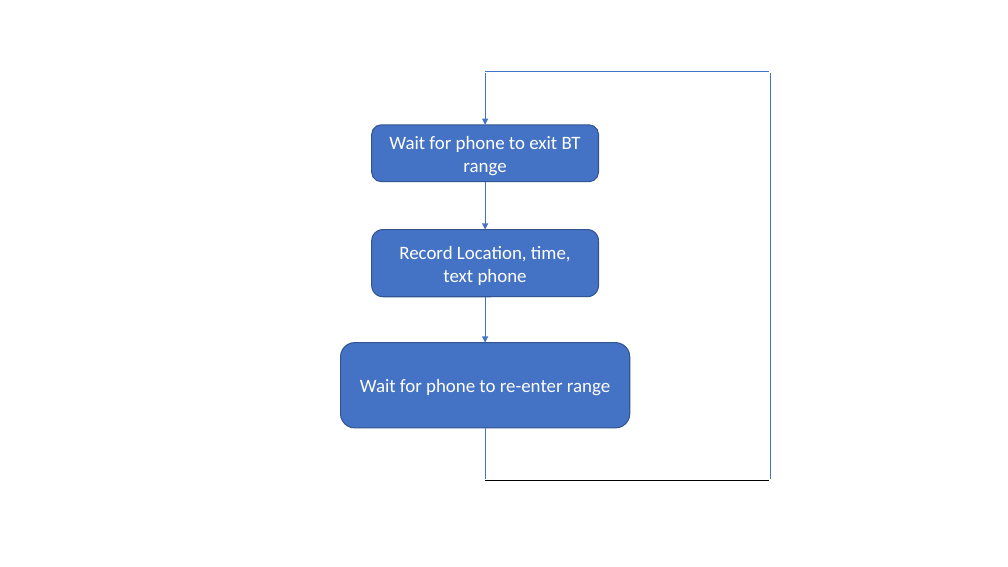
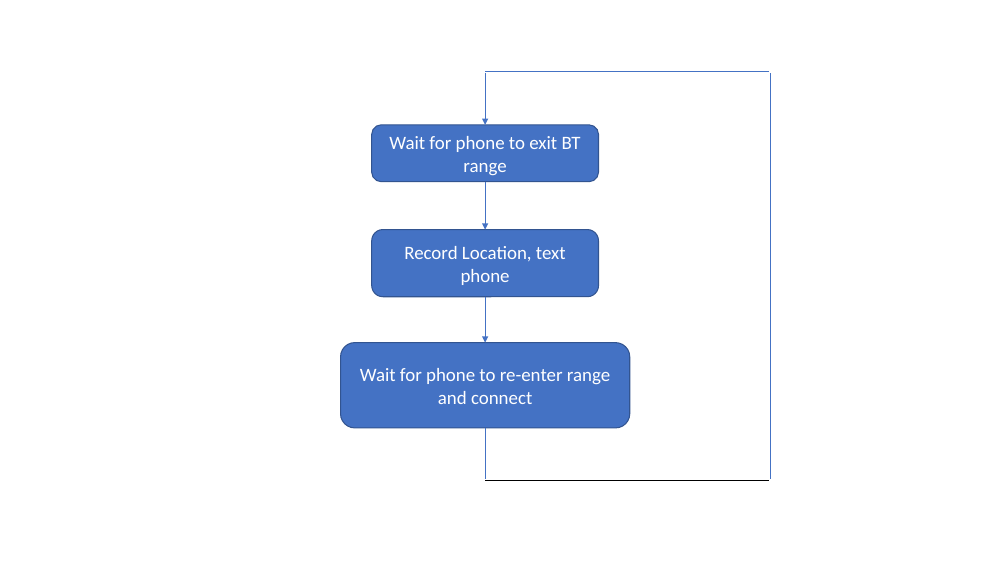
Before and after one commit to Spwo/ENGI301, a slide deck: slide 2 of Loss Prevention Device/Loss Prevention Device Code Flow.pptx. Drawn at 1008x567 pixels with LibreOffice and Linux fonts; fonts in the diff are those of the drawing. Boxes give left, top, right and bottom in pixels: in the first picture for what was removed or moved away, otherwise in the second. Text is boxed around its words. In the diff, an @@ line names an element or a change of style, - is before the commit and + after.

```diff
--- a/Loss Prevention Device/Loss Prevention Device Code Flow.pptx
+++ b/Loss Prevention Device/Loss Prevention Device Code Flow.pptx
@@ text in rounded rectangle at [404, 246, 566, 285]: text changed @@
-Record Location, time, text phone
+Record Location, text phone
@@ text in rounded rectangle at [360, 368, 610, 404]: text changed @@
-Wait for phone to re-enter range
+Wait for phone to re-enter range and connect
```
